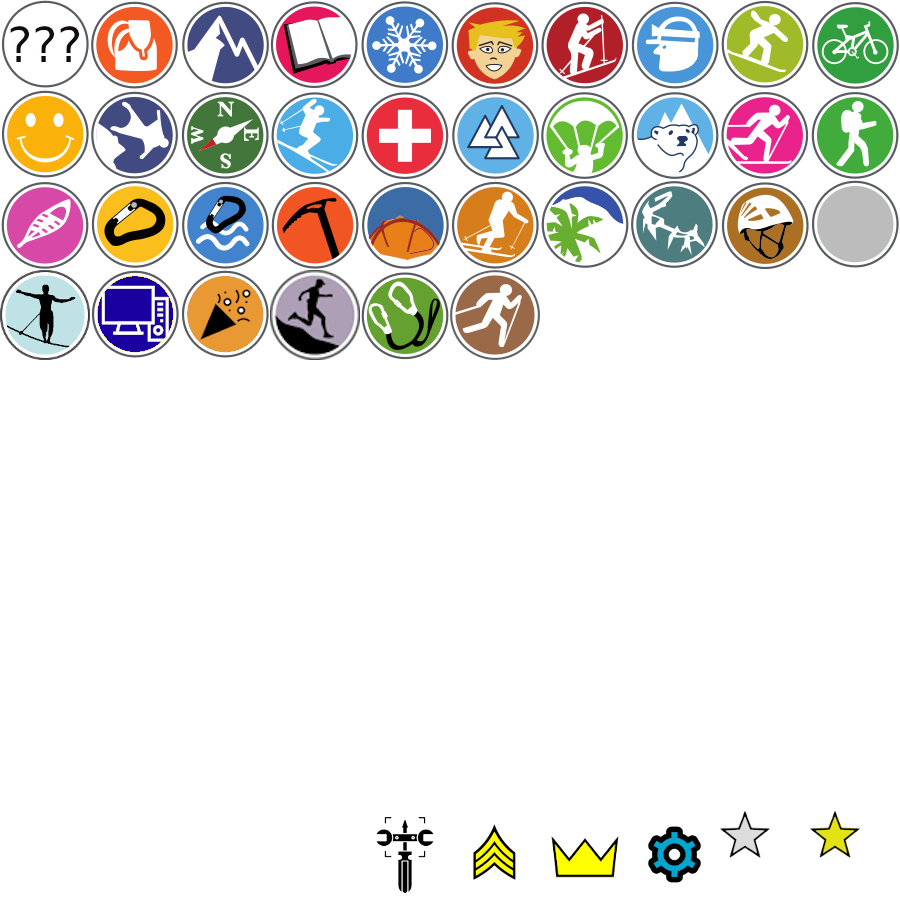
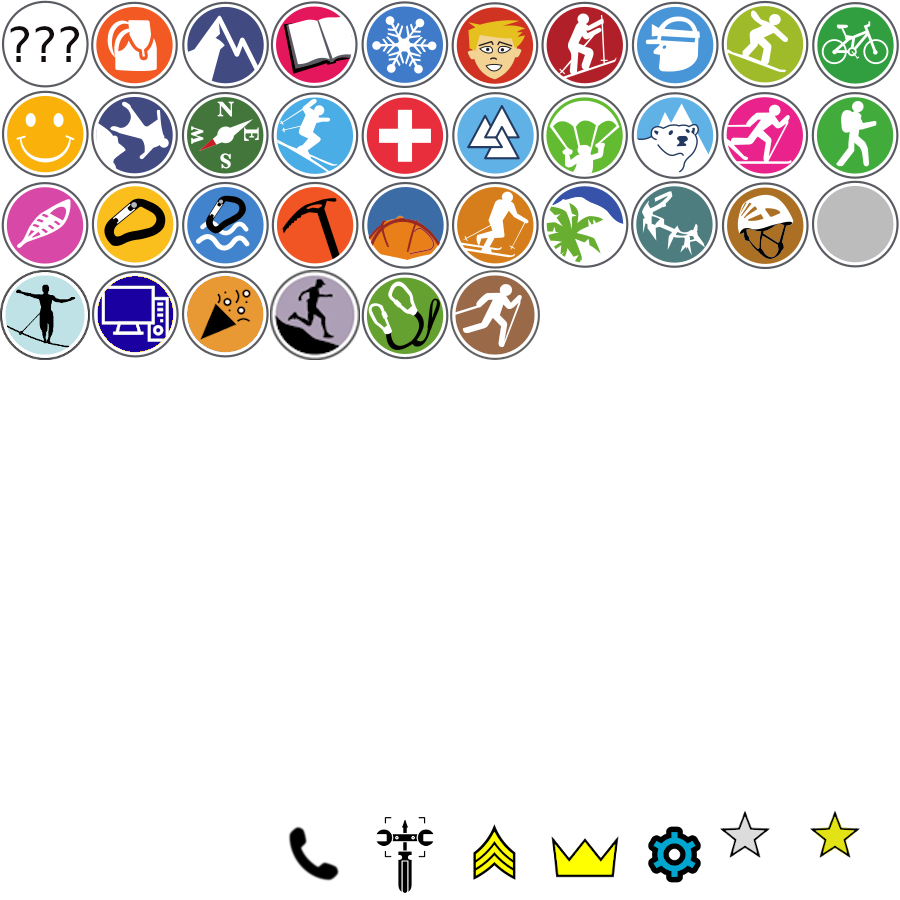
Layer changes from the first 900x900 image to the second:
added layer "Hotline" above "Technicien" over (288, 826, 340, 882)
